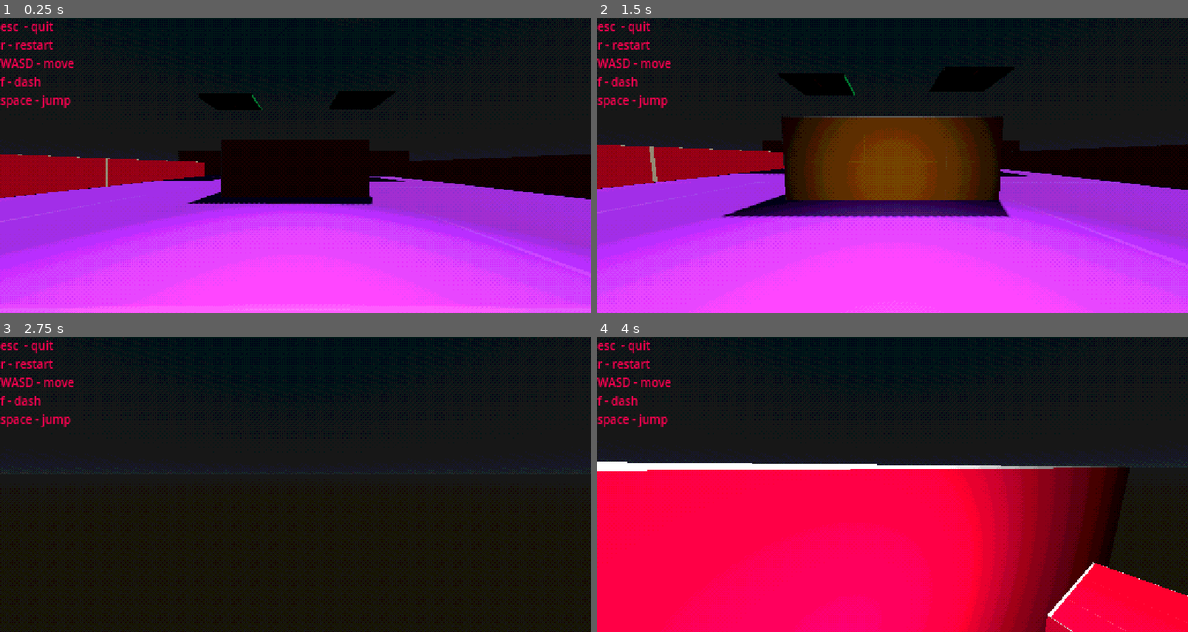
Above: before the commit, frames 1-4 (two rows, left to right).
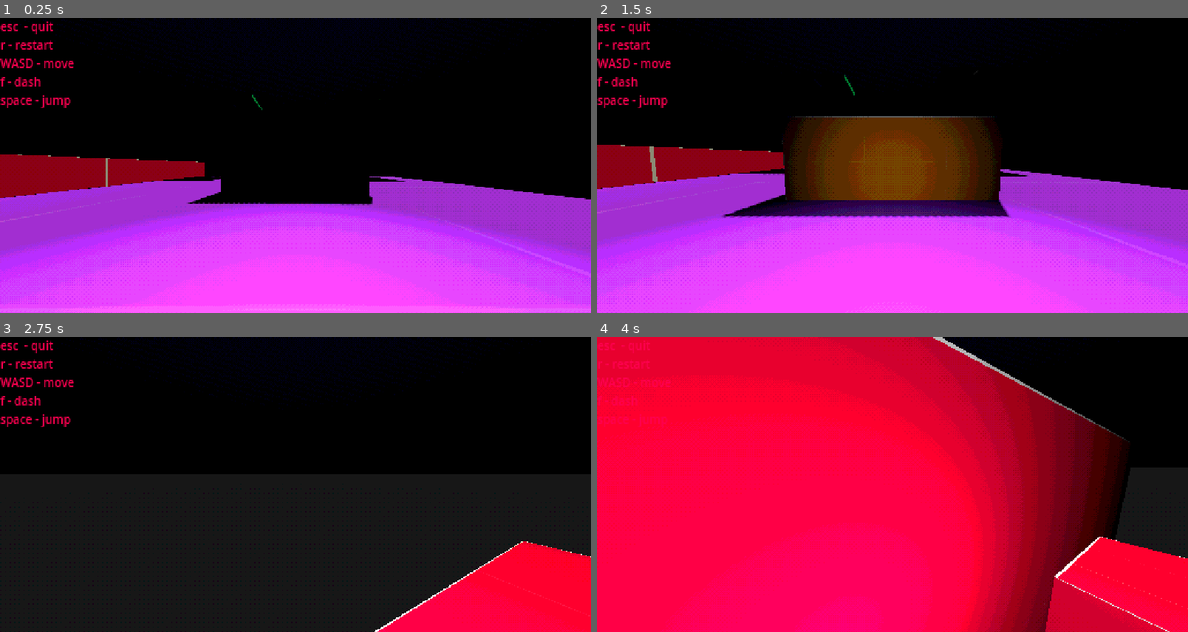
Above: after the commit, the same moments.

Repository: aru24sin/Blade
Game: Godot game, scene res://src/world/postprocessing.tscn
The game is run twice, just before and just after one commit, with the same random seed, the same clock (stepped at 60 frames per second) and the same inputs. The engine's default icon, where the game draws it, is replaced by a stand-in: a white triangle on a blue panel in a dark square.
Inputs (mouse positions are in pixels of both pictures, inside the frame that each line leads up to):
- Up to frame 1 (0.25 s): no input
- Up to frame 2 (1.5 s): tap Enter at 0.5 s; move the mouse to (922, 165) at 0.52 s; hold Up (ui_up) from 0.53 s (still down); tap F (f) at 0.6 s; tap R (r) at 0.8, 1.35 s; move the mouse to (862, 165) at 1.27 s
- Up to frame 3 (2.75 s): keep holding Up (ui_up); tap Space (space) at 1.55, 2.1 s; move the mouse to (307, 478) at 2.02 s; tap F (f) at 2.3 s
- Up to frame 4 (4 s): keep holding Up (ui_up); move the mouse to (886, 490) at 2.77 s; tap E (attack) at 2.85 s; tap R (r) at 3.05 s; move the mouse to (933, 487) at 3.52 s; tap F (f) at 3.6 s; tap Space (space) at 3.8 s

The runs differ from the first frame. In frame 1, 0.8% of the frame differs, in the area x 0-100%, y 41-49%; in frame 2, 0.7%; in frame 3, 9.4%; in frame 4, 38%, in the area x 0-100%, y 0-100%.

Commit message:
Make double jump y speed higher than first jump

Diff:
--- a/src/player/player3d.gd
+++ b/src/player/player3d.gd
@@ -11,7 +11,7 @@
 @export var XangForCamToLearpTo := 0.0
 @export var vel := Vector3.ZERO
 @export var ySpeed := 0.0
-@export var jumpStrength := 20
+@export var jumpStrength := 17
 var jumpNum := 0
 @export var maxJumpAmt := 2
 @export var damage := 20
@@ -43,8 +43,13 @@
 		get_tree().reload_current_scene()
 
 func jump() -> void:
-	jumpNum += 1
-	ySpeed = jumpStrength
+	if jumpNum == 0:
+		jumpNum += 1
+		ySpeed = jumpStrength
+	elif jumpNum == 1:
+		jumpNum += 1
+		ySpeed = 22
+
 
 func dashFoward() -> void:
 	emit_signal("dashDid")
--- a/src/world/World.tscn
+++ b/src/world/World.tscn
@@ -6,9 +6,9 @@
 [ext_resource type="PackedScene" uid="uid://b455u7m5t1ke7" path="res://src/enemy/Enemy.tscn" id="4_aemvq"]
 
 [sub_resource type="ProceduralSkyMaterial" id="ProceduralSkyMaterial_jmbnt"]
-sky_top_color = Color(0.0527549, 0.0723869, 0.099687, 1)
-sky_horizon_color = Color(0.140096, 0.144502, 0.151458, 1)
-ground_bottom_color = Color(0.10247, 0.0831719, 0.0607532, 1)
+sky_top_color = Color(0.0280611, 0.0419236, 0.0627314, 1)
+sky_horizon_color = Color(0, 0, 0, 1)
+ground_bottom_color = Color(0.0965389, 0.0968545, 0.110252, 1)
 ground_horizon_color = Color(0.120504, 0.124479, 0.130756, 1)
 
 [sub_resource type="Sky" id="Sky_o1q7l"]
